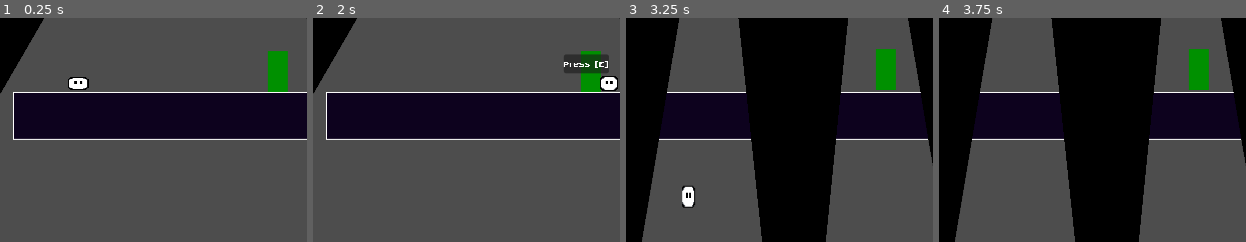
Above: before the commit, frames 1-4 (left to right).
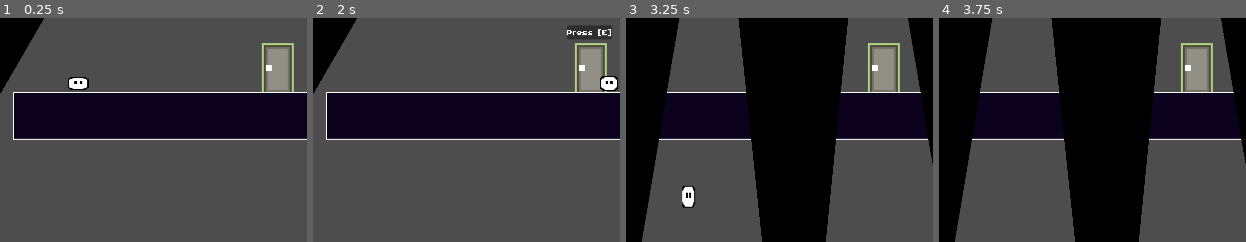
Above: after the commit, the same moments.

Repository: picalexs/LightBender
Game: Godot game, scene res://levels/demo_levels/level1.tscn
The game is run twice, just before and just after one commit, with the same random seed, the same clock (stepped at 60 frames per second) and the same inputs.
Inputs:
- Up to frame 1 (0.25 s): no input
- Up to frame 2 (2 s): tap Enter (ui_accept) at 0.5, 0.77, 1.52 s; hold Right (ui_right) from 0.53 s (still down); tap Shift (dash) at 0.6 s; tap E (lb_select) at 1.35 s
- Up to frame 3 (3.25 s): tap E (lb_select) at 2 s; release Right (ui_right) at 2.03 s; hold Left (ui_left) 2.03-2.78 s; tap O at 2.1 s; hold Right (ui_right) from 2.78 s (still down); tap Shift (dash) at 2.85 s; tap Enter (ui_accept) at 3.02 s
- Up to frame 4 (3.75 s): keep holding Right (ui_right); hold E (lb_select) from 3.53 s (still down)
The pictures show only the part of the screen within x 21-71%, y 35-85%; the shares and areas given below are measured in that part.

The runs differ from the first frame. In frame 1, 1.9% of the frame differs, in the area x 85-96%, y 11-34%; in frame 2, 3.0%, in the area x 81-98%, y 3-34%; in frame 3, 1.9%; in frame 4, 1.9%.

Commit message:
Updated door sprite

Diff:
--- a/light-bender/features/door/door.tscn
+++ b/light-bender/features/door/door.tscn
@@ -2,23 +2,27 @@
 
 [ext_resource type="Script" uid="uid://qxc757kimx3n" path="res://features/door/door.gd" id="1_osf6s"]
 [ext_resource type="PackedScene" uid="uid://5fal6uvdam6w" path="res://features/interact_prompt/interact_prompt.tscn" id="2_2n7ou"]
+[ext_resource type="Texture2D" uid="uid://8jpanmxu84ab" path="res://assets/sprites/Door.png" id="3_oe0de"]
 
 [sub_resource type="RectangleShape2D" id="RectangleShape2D_eahuo"]
-size = Vector2(20, 40)
+size = Vector2(32, 48)
 
 [node name="Door" type="Area2D" unique_id=774776963]
 collision_layer = 0
 collision_mask = 2
 script = ExtResource("1_osf6s")
 
-[node name="ColorRect" type="ColorRect" parent="." unique_id=1465704370]
-offset_left = -10.0
-offset_top = -30.0
-offset_right = 10.0
-offset_bottom = 10.0
-
 [node name="CollisionShape2D" type="CollisionShape2D" parent="." unique_id=1486600644]
-position = Vector2(0, -10)
+position = Vector2(0, -2)
 shape = SubResource("RectangleShape2D_eahuo")
 
 [node name="InteractPrompt" parent="." unique_id=1592192165 instance=ExtResource("2_2n7ou")]
+offset_left = 3.0
+offset_top = -44.0
+offset_right = 4.0
+offset_bottom = -26.92683
+
+[node name="Sprite2D" type="Sprite2D" parent="." unique_id=1874819826]
+position = Vector2(0, -2)
+scale = Vector2(2, 2)
+texture = ExtResource("3_oe0de")
--- a/light-bender/features/interact_prompt/interact_prompt.tscn
+++ b/light-bender/features/interact_prompt/interact_prompt.tscn
@@ -27,3 +27,4 @@
 theme_override_fonts/font = ExtResource("2_dx3vq")
 theme_override_font_sizes/font_size = 16
 horizontal_alignment = 1
+vertical_alignment = 1
--- a/light-bender/levels/demo_levels/level1.tscn
+++ b/light-bender/levels/demo_levels/level1.tscn
@@ -18,7 +18,7 @@
 tile_map_data = PackedByteArray("AAD4/wIABAABAAEAAAD4/wMABAABAAEAAAD4/wQABAABAAEAAAD4/wUABAABAAEAAAD5/wIABAABAAEAAAD5/w …(3664 unchanged characters)…
 
 [node name="Door" parent="." index="5" unique_id=774776963 instance=ExtResource("3_ph2h4")]
-position = Vector2(112, -2)
+position = Vector2(112, -14)
 door_color = Color(3.272891e-06, 0.5647463, 1.92523e-07, 1)
 is_exit_door = true
 next_level_path = "uid://je52v338asfq"
--- a/light-bender/levels/demo_levels/level2.tscn
+++ b/light-bender/levels/demo_levels/level2.tscn
@@ -26,7 +26,7 @@
 tile_map_data = PackedByteArray("AADt/wEABAAAAAAAAADt/wIABAAAAAEAAADt/wMABAAAAAEAAADt/wQABAAAAAEAAADt/wUABAAAAAEAAADt/w …(3664 unchanged characters)…
 
 [node name="Door" parent="." index="5" unique_id=774776963 instance=ExtResource("3_j53db")]
-position = Vector2(94, -4)
+position = Vector2(92, -14)
 door_color = Color(3.272891e-06, 0.5647463, 1.92523e-07, 1)
 is_exit_door = true
 next_level_path = "uid://dig518i83c0lq"
--- a/light-bender/levels/demo_levels/level3.tscn
+++ b/light-bender/levels/demo_levels/level3.tscn
@@ -29,7 +29,7 @@
 tile_map_data = PackedByteArray("AADu/wMABAABAAAAAADu/wQABAABAAEAAADu/wUABAABAAEAAADu/wYABAABAAEAAADv/wMABAABAAAAAADv/w …(4432 unchanged characters)…
 
 [node name="Door" parent="." index="5" unique_id=774776963 instance=ExtResource("4_a2ik5")]
-position = Vector2(158, 11)
+position = Vector2(152, 2)
 door_color = Color(3.272891e-06, 0.5647463, 1.92523e-07, 1)
 is_exit_door = true
 next_level_path = "uid://ubsp81grftvp"
--- a/light-bender/levels/demo_levels/level4.tscn
+++ b/light-bender/levels/demo_levels/level4.tscn
@@ -29,7 +29,7 @@
 tile_map_data = PackedByteArray("AADp/wMABAAAAAAAAADp/wQABAAAAAEAAADp/wUABAAAAAEAAADp/wYABAAAAAEAAADp/wcABAAAAAEAAADp/w …(3472 unchanged characters)…
 
 [node name="Door" parent="." index="5" unique_id=774776963 instance=ExtResource("4_355if")]
-position = Vector2(146, -93)
+position = Vector2(152, -102)
 door_color = Color(3.272891e-06, 0.5647463, 1.92523e-07, 1)
 is_exit_door = true
 next_level_path = "uid://ri85lel4ypov"
--- a/light-bender/levels/demo_levels/level5.tscn
+++ b/light-bender/levels/demo_levels/level5.tscn
@@ -67,7 +67,7 @@
 tile_map_data = PackedByteArray("AADp/wEABAABAAAAAADp/wIABAABAAEAAADp/wMABAABAAEAAADp/wQABAABAAEAAADp/wUABAABAAEAAADp/w …(7088 unchanged characters)…
 
 [node name="Door" parent="." index="5" unique_id=774776963 instance=ExtResource("3_a4n2n")]
-position = Vector2(264, -2)
+position = Vector2(264, -13)
 door_color = Color(3.272891e-06, 0.5647463, 1.92523e-07, 1)
 is_exit_door = true
 next_level_path = "uid://dx7oi3urwkg7h"
--- a/light-bender/levels/demo_levels/level6.tscn
+++ b/light-bender/levels/demo_levels/level6.tscn
@@ -67,7 +67,7 @@
 tile_map_data = PackedByteArray("AADp/wEABAABAAAAAADp/wIABAABAAEAAADp/wMABAABAAEAAADp/wQABAABAAEAAADp/wUABAABAAEAAADp/w …(7088 unchanged characters)…
 
 [node name="Door" parent="." index="5" unique_id=774776963 instance=ExtResource("3_kym5e")]
-position = Vector2(264, -2)
+position = Vector2(264, -14)
 door_color = Color(3.272891e-06, 0.5647463, 1.92523e-07, 1)
 
 [node name="Switch" parent="." index="6" unique_id=1171742787 node_paths=PackedStringArray("target_node") instance=ExtResource("4_g4nhr")]
--- a/light-bender/levels/demo_levels/level7.tscn
+++ b/light-bender/levels/demo_levels/level7.tscn
@@ -67,7 +67,7 @@
 tile_map_data = PackedByteArray("AADp/wEABAABAAAAAADp/wIABAABAAEAAADp/wMABAABAAEAAADp/wQABAABAAEAAADp/wUABAABAAEAAADp/w …(7088 unchanged characters)…
 
 [node name="Door" parent="." index="5" unique_id=774776963 instance=ExtResource("3_fai6m")]
-position = Vector2(264, -2)
+position = Vector2(265, -14)
 door_color = Color(3.272891e-06, 0.5647463, 1.92523e-07, 1)
 
 [node name="Switch" parent="." index="6" unique_id=1171742787 node_paths=PackedStringArray("target_node") instance=ExtResource("4_a0isg")]
Binary file added: light-bender/assets/sprites/Door.aseprite
Binary file added: light-bender/assets/sprites/Door.png
Not shown, added: light-bender/assets/sprites/Door.png.import
